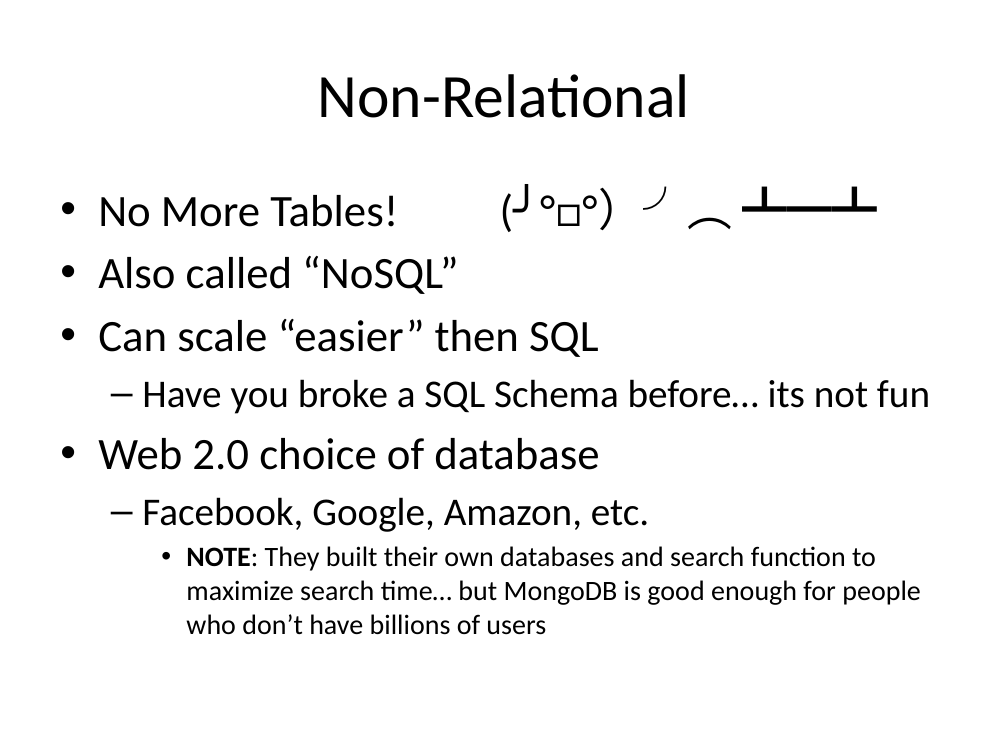
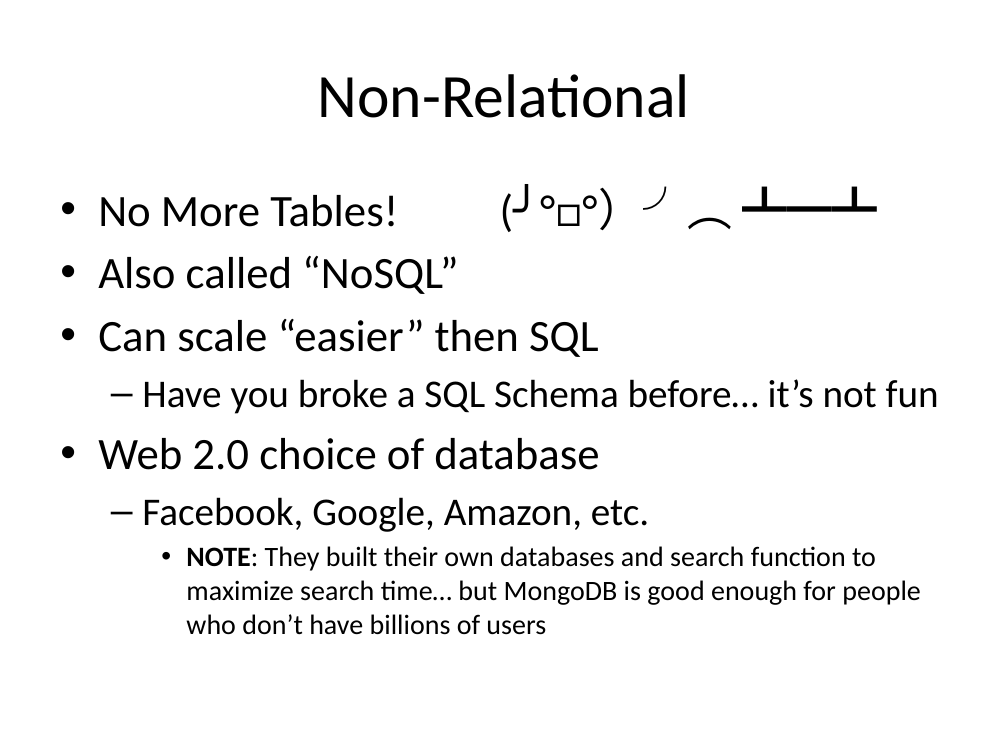
Before and after one commit to sjfricke/IEEE-Mini-Projects-UW-Madison, a slide deck: slide 7 of Tutorial/PowerPoint Versions/MongoDB and Databases.pptx. Drawn at 1008x756 pixels with LibreOffice and Linux fonts; fonts in the diff are those of the drawing. Boxes give left, top, right and bottom in pixels: in the first picture for what was removed or moved away, otherwise in the second. Text is boxed around its words. In the diff, an @@ line names an element or a change of style, - is before the commit and + after.

```diff
--- a/Tutorial/PowerPoint Versions/MongoDB and Databases.pptx
+++ b/Tutorial/PowerPoint Versions/MongoDB and Databases.pptx
@@ text at bbox=[142, 379, 939, 414]: text changed @@
-  – Have you broke a SQL Schema before… its not fun
+  – Have you broke a SQL Schema before… it’s not fun
```
Also in this commit, not shown: 3 other slides changed, 1 other file.
